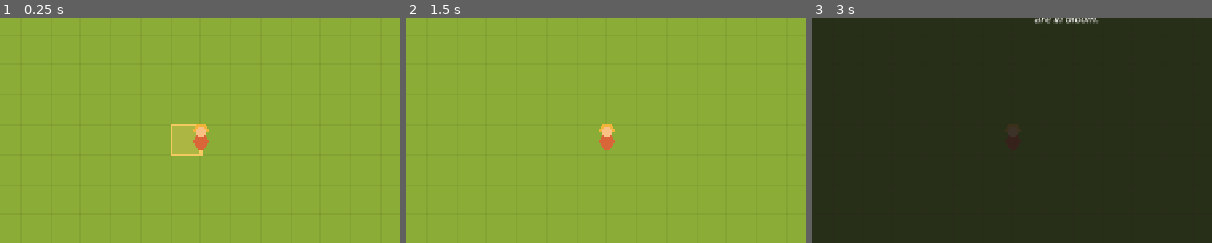
Above: before the commit, frames 1-3 (left to right).
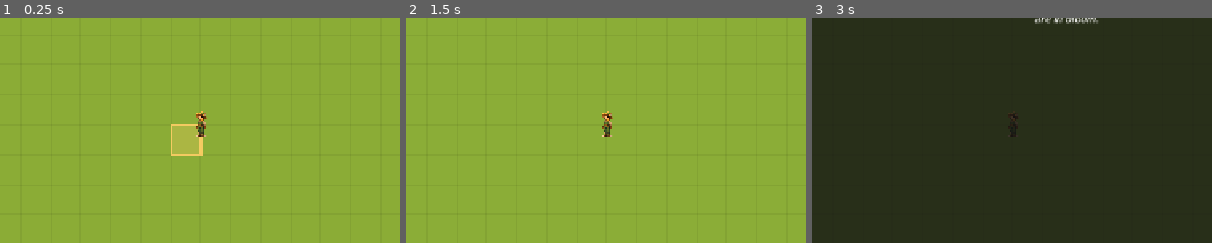
Above: after the commit, the same moments.

Repository: nicolegdesign/bloomsong
Game: Godot game, scene res://scenes/main/Main.tscn
The game is run twice, just before and just after one commit, with the same random seed, the same clock (stepped at 60 frames per second) and the same inputs.
Inputs:
- Up to frame 1 (0.25 s): no input
- Up to frame 2 (1.5 s): click "Terrain" at 0.5 s; click "Plant" at 1.25 s
- Up to frame 3 (3 s): click "Decoration" at 2 s; click "📖 Diary (J)" at 2.75 s
The pictures show only the part of the screen within x 25-75%, y 23-73%; the shares and areas given below are measured in that part.

The runs differ from the first frame. In frame 1, 0.4% of the frame differs, in the area x 48-53%, y 41-59%; in frame 2, 0.4%; in frame 3, less than 0.1%.

Commit message:
First art assets: sunflower growth stages + farmer character
Sunflower stage textures wired via new PlantData.stage_textures (empty array =
placeholder circles, so partially-arted content keeps working). Shared
planted_dirt.png renders for any plant on its planting day. Placement views and
the player are now bottom-anchored and Y-sorted (Main > Garden > layers chain),
so the farmer walks behind tall plants — the 3/4-view depth cue. Full-res
originals in assets/art/_source/; repeatable pipeline documented in PROMPTS.md §7.

Co-Authored-By: Claude Fable 5 <noreply@anthropic.com>

Diff:
--- a/game/content/plants/sunflower.tres
+++ b/game/content/plants/sunflower.tres
@@ -1,6 +1,9 @@
-[gd_resource type="Resource" script_class="PlantData" load_steps=2 format=3]
+[gd_resource type="Resource" script_class="PlantData" load_steps=5 format=3]
 
 [ext_resource type="Script" path="res://scripts/data/plant_data.gd" id="1_script"]
+[ext_resource type="Texture2D" path="res://assets/art/plants/sunflower_0.png" id="2_stage0"]
+[ext_resource type="Texture2D" path="res://assets/art/plants/sunflower_1.png" id="3_stage1"]
+[ext_resource type="Texture2D" path="res://assets/art/plants/sunflower_2.png" id="4_stage2"]
 
 [resource]
 script = ExtResource("1_script")
@@ -9,6 +12,7 @@
 category = 0
 days_to_mature = 2
 growth_stages = 3
+stage_textures = [ExtResource("2_stage0"), ExtResource("3_stage1"), ExtResource("4_stage2")]
 bloom_seasons = 3
 allowed_terrain = [&"dirt"]
 harvest_whole_item = &"sunflower_bloom"
--- a/game/scripts/data/plant_data.gd
+++ b/game/scripts/data/plant_data.gd
@@ -9,6 +9,10 @@
 @export var days_to_mature := 3
 ## Number of visual growth stages, including the mature one.
 @export var growth_stages := 3
+## One texture per growth stage (index = stage). All stages of a plant must share
+## the same source canvas size so relative scale between stages is preserved —
+## see game/assets/PROMPTS.md §7. Empty = placeholder circle rendering.
+@export var stage_textures: Array[Texture2D] = []
 @export_flags("Spring:1", "Summer:2", "Fall:4", "Winter:8") var bloom_seasons: int = 1
 ## Soil preference: terrain ids this plant can be planted on. Currently all plants
 ## want dirt; later content can list short_grass (wildflowers), water/mud (aquatics).
--- a/game/scripts/garden/decoration_view.gd
+++ b/game/scripts/garden/decoration_view.gd
@@ -20,6 +20,7 @@
 	var data := ContentDB.get_decoration(pl.id)
 	if data == null:
 		return
-	var rect := Rect2(Vector2.ONE * -SIZE / 2.0, Vector2.ONE * SIZE)
+	# Bottom-anchored like all placement views (origin = cell bottom-center).
+	var rect := Rect2(Vector2(-SIZE / 2.0, -SIZE - 3.0), Vector2.ONE * SIZE)
 	draw_rect(rect, data.placeholder_color)
 	draw_rect(rect, data.placeholder_color.darkened(0.4), false, 2.0)
--- a/game/scripts/garden/garden.gd
+++ b/game/scripts/garden/garden.gd
@@ -17,6 +17,11 @@
 
 
 func _ready() -> void:
+	# Y-sort chain (3/4 view): things lower on screen draw in front. Combined with
+	# Main's y_sort_enabled, the player interleaves with plant/decoration views.
+	y_sort_enabled = true
+	_placements_layer.y_sort_enabled = true
+	_residents_layer.y_sort_enabled = true
 	_placements_layer.name = "Placements"
 	_residents_layer.name = "Residents"
 	add_child(_placements_layer)
@@ -189,7 +194,9 @@
 		view = PlantView.new(self, cell)
 	else:
 		view = DecorationView.new(self, cell)
-	view.position = Vector2(cell) * CELL + Vector2.ONE * CELL / 2.0
+	# Anchored at the cell's BOTTOM-center: sprites draw upward from their base,
+	# and Y-sort uses this base position — the 3/4-view convention.
+	view.position = Vector2(cell) * CELL + Vector2(CELL / 2.0, CELL)
 	_placements_layer.add_child(view)
 	_views[cell] = view
 
--- a/game/scripts/garden/plant_view.gd
+++ b/game/scripts/garden/plant_view.gd
@@ -1,8 +1,18 @@
 class_name PlantView
 extends Node2D
-## Placeholder visual for one planted plant: a circle that grows with its stage,
-## brightens when blooming, and shows a dot when fruit is ready. Reads the model;
-## never mutates it.
+## Visual for one planted plant. Anchored at the BOTTOM-CENTER of its cell (the
+## 3/4-view convention: sprites grow upward past their tile and Y-sort by base).
+## Renders the plant's stage texture when its PlantData has art; falls back to
+## the placeholder circle otherwise. Reads the model; never mutates it.
+##
+## Freshly planted (no growth yet) shows the shared "planted dirt" mound — one
+## generic texture for every plant, so new plants need no extra art for day 0.
+
+const PLANTED_TEXTURE := preload("res://assets/art/plants/planted_dirt.png")
+## Display box, in cells: plants render 1 cell wide, 1.5 cells tall (art spec ratio
+## 64×96), aspect-fit. Because all stages share one source canvas, a sprout is
+## automatically small within the same box.
+const BOX_CELLS := Vector2(1.0, 1.5)
 
 const MIN_RADIUS := 4.0
 const MAX_RADIUS := 13.0
@@ -23,6 +33,35 @@
 	var data := ContentDB.get_plant(pl.id)
 	if data == null:
 		return
+	var texture := _texture_for(pl, data)
+	if texture != null:
+		_draw_texture_anchored(texture)
+	else:
+		_draw_placeholder(pl, data)
+	if bool(pl.get("fruit_ready", false)):
+		draw_circle(Vector2(Garden.CELL * 0.3, -Garden.CELL * 0.9), 3.5, Color(0.9, 0.2, 0.25))
+
+
+func _texture_for(pl: Dictionary, data: PlantData) -> Texture2D:
+	if int(pl.days_grown) == 0 and not bool(pl.was_mature):
+		return PLANTED_TEXTURE
+	var stage := _garden.model.stage_of(_cell)
+	if stage < data.stage_textures.size() and data.stage_textures[stage] != null:
+		return data.stage_textures[stage]
+	return null
+
+
+## Aspect-fits the texture into the display box with its bottom edge on the cell's
+## bottom edge (this node's origin).
+func _draw_texture_anchored(texture: Texture2D) -> void:
+	var box := BOX_CELLS * Garden.CELL
+	var s := minf(box.x / texture.get_width(), box.y / texture.get_height())
+	var size := Vector2(texture.get_width(), texture.get_height()) * s
+	draw_texture_rect(texture, Rect2(Vector2(-size.x / 2.0, -size.y), size), false)
+
+
+## Pre-art fallback: the growing colored circle (bottom-anchored like the sprites).
+func _draw_placeholder(pl: Dictionary, data: PlantData) -> void:
 	var stage := _garden.model.stage_of(_cell)
 	var t := float(stage) / maxf(data.growth_stages - 1, 1)
 	var radius := lerpf(MIN_RADIUS, MAX_RADIUS, t)
@@ -31,8 +70,7 @@
 			and data.bloom_seasons & Types.flag(Clock.season) != 0
 	if not pl.was_mature:
 		color = color.darkened(0.25)
-	draw_circle(Vector2.ZERO, radius, color)
+	var center := Vector2(0, -radius - 2.0)
+	draw_circle(center, radius, color)
 	if blooming:
-		draw_arc(Vector2.ZERO, radius + 2.5, 0, TAU, 24, color.lightened(0.5), 2.0)
-	if bool(pl.get("fruit_ready", false)):
-		draw_circle(Vector2(radius * 0.7, -radius * 0.7), 3.5, Color(0.9, 0.2, 0.25))
+		draw_arc(center, radius + 2.5, 0, TAU, 24, color.lightened(0.5), 2.0)
--- a/game/scripts/main.gd
+++ b/game/scripts/main.gd
@@ -8,6 +8,9 @@
 
 
 func _ready() -> void:
+	# Root of the Y-sort chain (see Garden._ready) — lets the player character
+	# sort against garden objects for the 3/4-view depth illusion.
+	y_sort_enabled = true
 	garden = Garden.new()
 	garden.name = "Garden"
 	add_child(garden)
--- a/game/scripts/player/player.gd
+++ b/game/scripts/player/player.gd
@@ -5,6 +5,9 @@
 ## Asks Garden to act (via BuildController); never mutates the grid itself.
 
 const SPEED := 150.0
+const FARMER_TEXTURE := preload("res://assets/art/player/farmer.png")
+## Display box in cells (art spec: character 64×96 at 64 px cells → 1 × 1.5).
+const BOX_CELLS := Vector2(1.0, 1.5)
 
 var bounds := Rect2()
 
@@ -12,7 +15,8 @@
 
 
 func _ready() -> void:
-	z_index = 20
+	# No z_index boost: the player Y-sorts against plants/decorations (walks behind
+	# a sunflower that's lower on screen). Position = the character's FEET.
 	_camera.position_smoothing_enabled = true
 	_camera.position_smoothing_speed = 6.0
 	_camera.zoom = Vector2(1.5, 1.5)
@@ -37,7 +41,8 @@
 
 
 func _draw() -> void:
-	# Placeholder character: body + head + hat brim, so it reads as "a person".
-	draw_circle(Vector2(0, 2), 8.0, Color(0.85, 0.45, 0.3))       # body
-	draw_circle(Vector2(0, -8), 5.5, Color(0.98, 0.85, 0.7))      # head
-	draw_arc(Vector2(0, -9), 7.0, PI, TAU, 16, Color(0.95, 0.8, 0.3), 3.0)  # straw hat
+	# The farmer sprite, aspect-fit into the display box, feet at the origin.
+	var box := BOX_CELLS * Garden.CELL
+	var s := minf(box.x / FARMER_TEXTURE.get_width(), box.y / FARMER_TEXTURE.get_height())
+	var size := Vector2(FARMER_TEXTURE.get_width(), FARMER_TEXTURE.get_height()) * s
+	draw_texture_rect(FARMER_TEXTURE, Rect2(Vector2(-size.x / 2.0, -size.y), size), false)
Binary file added: game/assets/art/_source/farmer_1.png
Not shown, added: game/assets/art/_source/farmer_1.png.import
Binary file added: game/assets/art/_source/planted_dirt.png
Not shown, added: game/assets/art/_source/planted_dirt.png.import
Binary file added: game/assets/art/_source/sunflower_0.png
Not shown, added: game/assets/art/_source/sunflower_0.png.import
Binary file added: game/assets/art/_source/sunflower_1.png
Not shown, added: game/assets/art/_source/sunflower_1.png.import
Binary file added: game/assets/art/_source/sunflower_2.png
Not shown, added: game/assets/art/_source/sunflower_2.png.import
Binary file added: game/assets/art/plants/planted_dirt.png
Not shown, added: game/assets/art/plants/planted_dirt.png.import
(and 9 more such lines)
